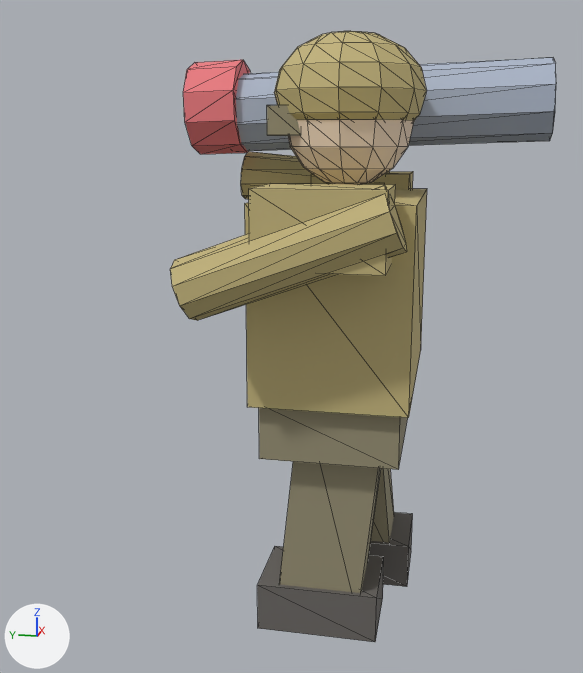
An edit to the glTF model unity/Assets/Resources/Models/dm_grenadier.glb, drawn before and after from the same camera.
One viewpoint serves both versions: a camera (50 mm lens) standing at (-1.478, -0.192, 0.891) and looking at (-0.005, 0.102, 0.523). The lights are fixed; the arrows at lower left show +X, +Y and +Z. The older version comes first. Mesh edges are drawn as thin lines. Where no turn or scale is listed for an object, it has been applied to the vertices. Vertices at exactly the same position are counted once.

Names of what the first picture shows: 'soldier'.
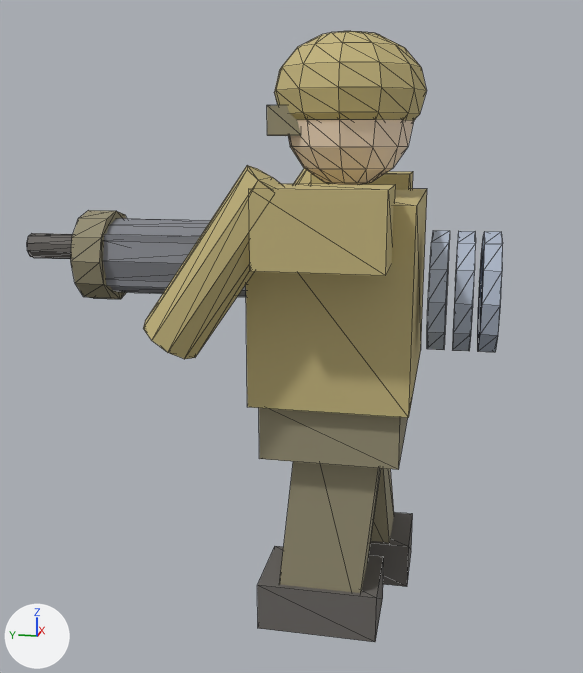
Diff of the bpy script that builds the scene:
```diff
--- a/unity/Assets/Resources/Models/dm_grenadier.glb.py
+++ b/unity/Assets/Resources/Models/dm_grenadier.glb.py
@@ mat_m @@
 mat_m = principled_material('m')
-mat_m.base_color = (0.3, 0.27, 0.17)  # yellow #958e73
+mat_m.base_color = (0.545, 0.455, 0.2)  # yellow #c3b47c
 mat_m.roughness = 0.8
@@ mat_m_001 @@
 mat_m_001 = principled_material('m.001')
-mat_m_001.base_color = (0.14, 0.13, 0.12)  # dark grey #696561
+mat_m_001.base_color = (0.42, 0.48, 0.6)  # light grey #adb8cb
 mat_m_001.roughness = 0.8
@@ mat_m_002 @@
 mat_m_002 = principled_material('m.002')
-mat_m_002.base_color = (0.545, 0.455, 0.2)  # yellow #c3b47c
+mat_m_002.base_color = (0.3, 0.27, 0.17)  # yellow #958e73
 mat_m_002.roughness = 0.8
@@ mat_m_003 @@
 mat_m_003 = principled_material('m.003')
-mat_m_003.base_color = (0.85, 0.68, 0.52)  # beige #edd7bf
+mat_m_003.base_color = (0.23, 0.24, 0.27)  # grey #84868e
 mat_m_003.roughness = 0.8
@@ me_cube_049 @@
-me_cube_049.from_pydata(...)  # 324 vertices, 588 faces; spans x -0.248..0.43, y -0.362..0.333, z -0.26..0.811
+me_cube_049.from_pydata(...)  # 432 vertices, 784 faces; spans x -0.23..0.43, y -0.275..0.64, z -0.26..0.811
+# me_cube_049 part 1: a new loose piece, a 12-sided cylinder along y spanning x 0.06..0.24, y 0.47..0.53, z 0.31..0.49, in mat_m_002 (yellow #958e73)
+# me_cube_049 part 2: a new loose piece, a 10-sided cylinder along y spanning x 0.096..0.144, y 0.48..0.64, z 0.395..0.445, in mat_m_015 (dark grey #696561)
+# me_cube_049 part 3: the loose piece of 20 vertices spanning x 0.292..0.388, y -0.054..0.254, z 0.477..0.603 is turned -60 degrees about the x axis through its middle, then moved by (-0.52, 0.06, -0.1), in mat_m (yellow #c3b47c)
+# me_cube_049 part 4: the loose piece of 20 vertices spanning x 0.292..0.388, y -0.054..0.254, z 0.477..0.603 is copied, and the copy is turned -60 degrees about the x axis through its middle, then moved by (0.04, 0.06, -0.1), in mat_m (yellow #c3b47c); it spans x 0.332..0.428, y 0.033..0.287, z 0.288..0.592
+# me_cube_049 part 5: a new loose piece, a box spanning x 0.085..0.155, y 0.07..0.53, z 0.35..0.45, in mat_m_003 (grey #84868e)
+# me_cube_049 part 6: a new loose piece, a 12-sided cylinder along y spanning x 0.075..0.225, y 0.07..0.49, z 0.325..0.475, in mat_m_003 (grey #84868e)
+# me_cube_049 part 7: a new loose piece, a 12-sided cylinder along y spanning x -0.01..0.21, y -0.185..-0.155, z 0.25..0.47, in mat_m_001 (light grey #adb8cb)
+# me_cube_049 part 8: a new loose piece, a 12-sided cylinder along y spanning x -0.01..0.21, y -0.23..-0.2, z 0.25..0.47, in mat_m_001 (light grey #adb8cb)
+# me_cube_049 part 9: a new loose piece, a 12-sided cylinder along y spanning x -0.01..0.21, y -0.275..-0.245, z 0.25..0.47, in mat_m_001 (light grey #adb8cb)
+# me_cube_049 part 10: the loose piece of 20 vertices spanning x 0.174..0.346, y 0.227..0.333, z 0.598..0.782 is deleted
+# me_cube_049 part 11: the loose piece of 20 vertices spanning x 0.189..0.331, y -0.362..0.262, z 0.604..0.776 is deleted
+# me_cube_049 part 12: the loose piece of 20 vertices spanning x -0.248..-0.152, y -0.127..0.227, z 0.355..0.565 is deleted
 me_cube_049.materials.append(mat_m)
@@ me_cube_049 @@
 me_cube_049.materials.append(mat_m_003)
-me_cube_049.materials.append(mat_m_005)  # light grey #adb8cb
-me_cube_049.materials.append(mat_m_006)  # pink #ed7c81
+me_cube_049.materials.append(mat_m_015)  # dark grey #696561
+me_cube_049.materials.append(mat_m_016)  # beige #edd7bf
```

What differs and where, as boxes (x1, y1, x2, y2) in the pictures (583 x 673 px; the box of a moved part takes in the faces that stretch with it):
'soldier', reshaped (23% wider)
    before: (170, 31, 556, 642)
    after: (27, 31, 503, 642)
part 1 of me_cube_049, added (yellow)
    after: (71, 210, 127, 299)
part 2 of me_cube_049, added
    after: (27, 233, 73, 259)
part 3 of me_cube_049, moved or reshaped
    before: (241, 152, 389, 199)
    after: (143, 165, 282, 359)
part 4 of me_cube_049, added (mostly hidden)
    after: (294, 168, 312, 184)
part 5 of me_cube_049, added
    after: (104, 234, 246, 291)
part 6 of me_cube_049, added
    after: (103, 218, 246, 297)
part 7 of me_cube_049, added
    after: (427, 230, 450, 350)
part 8 of me_cube_049, added
    after: (452, 231, 476, 351)
part 9 of me_cube_049, added
    after: (477, 231, 503, 352)
part 10 of me_cube_049, deleted (pink)
    before: (183, 60, 250, 154)
part 11 of me_cube_049, deleted
    before: (236, 57, 556, 151)
part 12 of me_cube_049, deleted (yellow)
    before: (170, 186, 407, 321)
